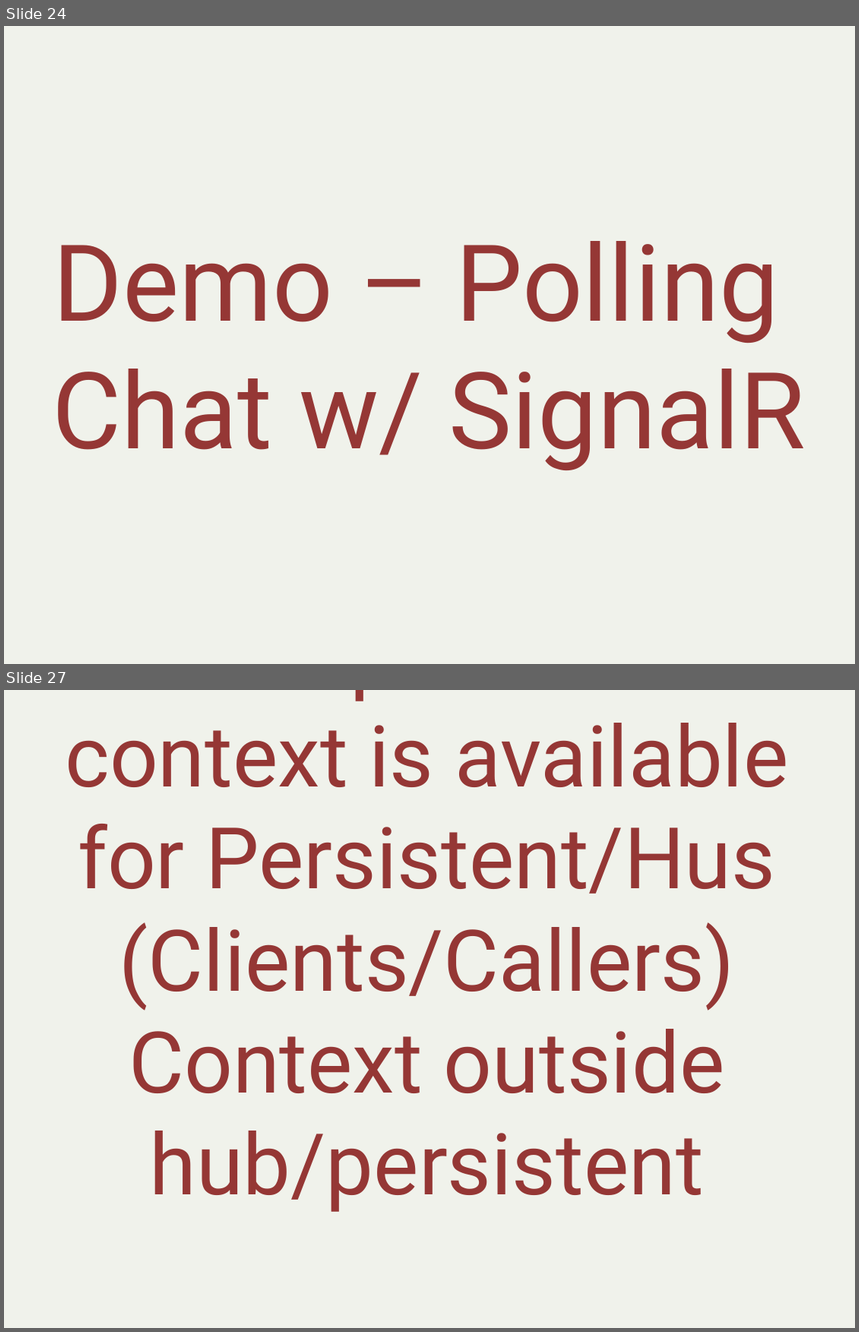
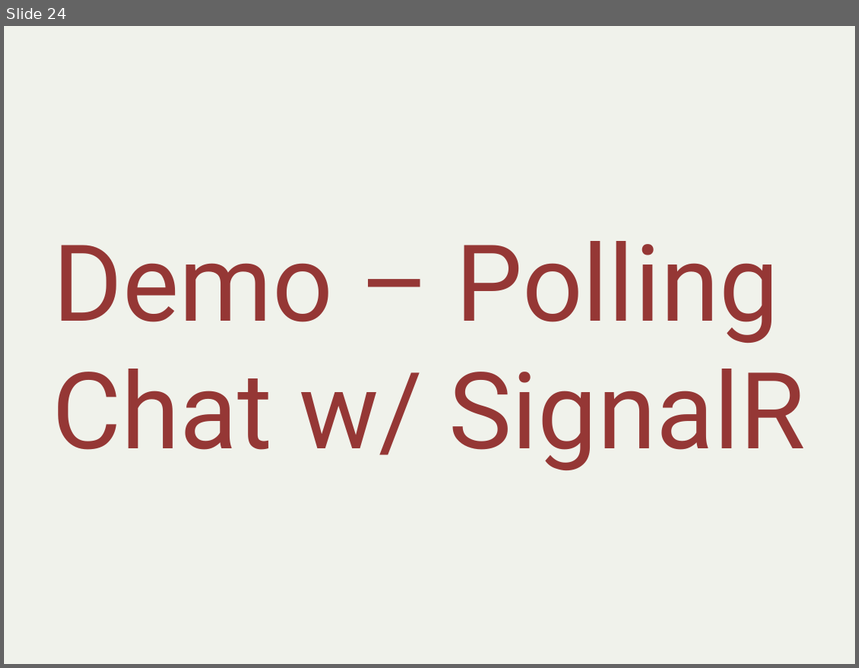
Before and after one commit to alani/Talks, a slide deck: SignalR-Intro/SignalRIntro.pptx. Shown one above the other, each under a label of ours: slides 24 and 27 before the commit, slide 24 after it; the slides between them are not shown. The pictures are 859x1332 and 859x668 pixels, drawn with LibreOffice and Linux fonts; fonts in the diff are those of the drawing. Boxes give left, top, right and bottom in pixels: in the first picture for what was removed or moved away, otherwise in the second. Text is boxed around its words. In the diff, an @@ line names an element or a change of style, - is before the commit and + after.

```diff
--- a/SignalR-Intro/SignalRIntro.pptx
+++ b/SignalR-Intro/SignalRIntro.pptx
@@ slide 27 removed at bbox=[4, 690, 855, 1328], background #F0F2EB @@
@@ text removed at bbox=[65, 723, 788, 1212] @@
-Recap – What context is available for Persistent/Hus (Clients/Callers) Context outside hub/persistent
```
Also in this commit, not shown: 10 slides changed, 6 slides added, 4 other slides removed, 3 other files.
